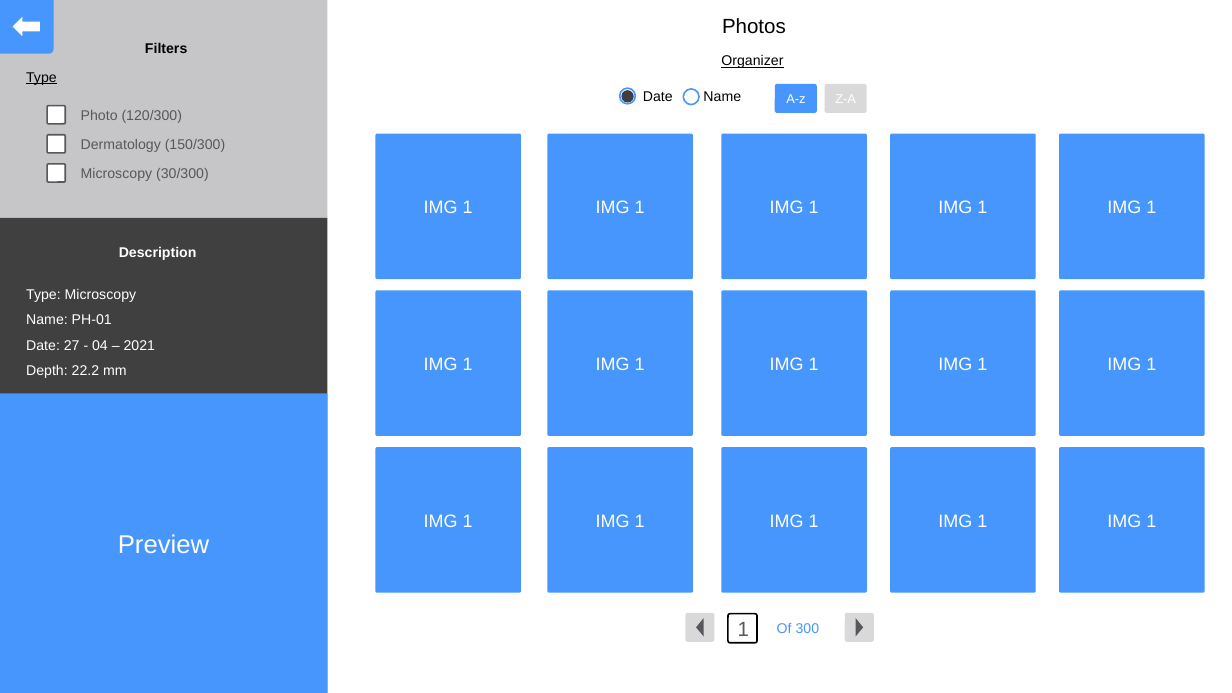
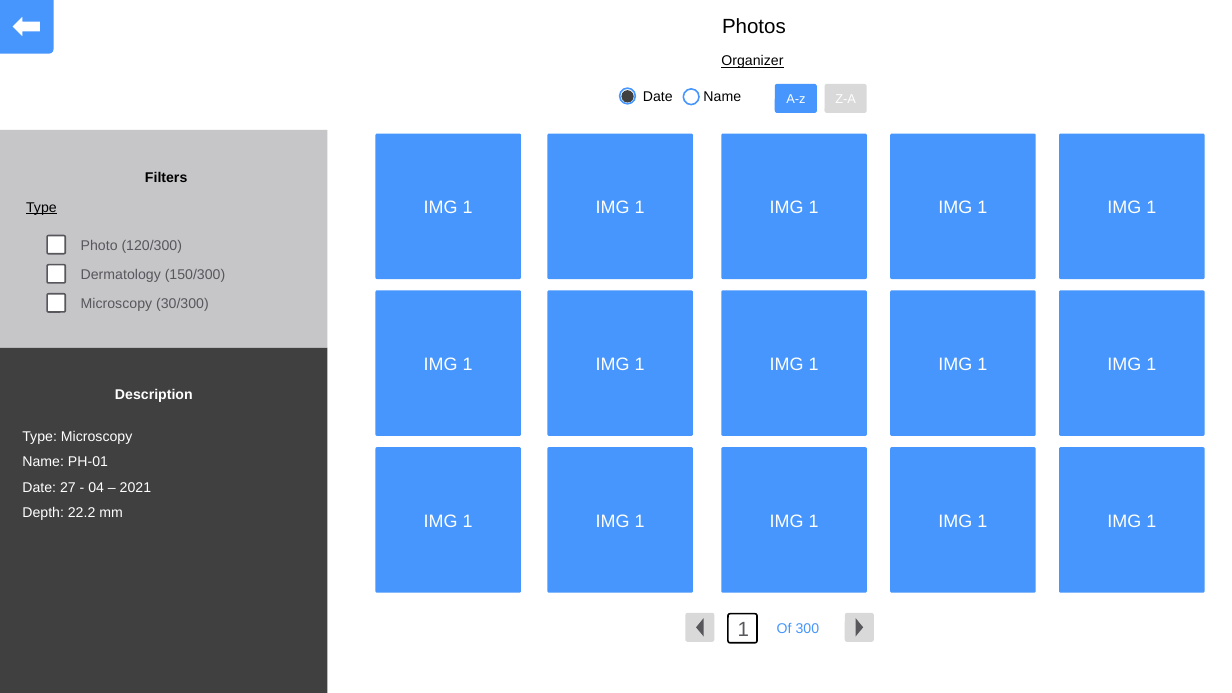
Before and after one commit to AgustinCartaya/SkinApplication, a slide deck: slide 12 of app model/Skin app.pptx. Drawn at 1232x693 pixels with LibreOffice and Linux fonts; fonts in the diff are those of the drawing; background and template pictures are left out. Boxes give left, top, right and bottom in pixels: in the first picture for what was removed or moved away, otherwise in the second. Text is boxed around its words. In the diff, an @@ line names an element or a change of style, - is before the commit and + after.

```diff
--- a/app model/Skin app.pptx
+++ b/app model/Skin app.pptx
@@ 5 texts, 3 rounded rectangles, 1 round rect: place and size @@
-5 texts, 3 rounded rectangles, 1 round rect at <box>0,0,327,218</box>
+5 texts, 3 rounded rectangles, 1 round rect at <box>0,130,327,348</box>
@@ round rect: place and size @@
-round rect at <box>0,218,327,693</box>
+round rect at <box>0,348,327,693</box>
@@ text "Description": place and size @@
-text "Description" at <box>119,246,197,260</box>
+text "Description" at <box>115,388,193,402</box>
@@ rounded rectangle removed at <box>0,394,327,693</box> @@
-Preview
@@ text "Type: Microscopy": place and size @@
-text "Type: Microscopy" at <box>26,289,155,378</box>
+text "Type: Microscopy" at <box>22,431,151,520</box>
```
Also in this commit, not shown: 1 other slide changed, 49 other files.
